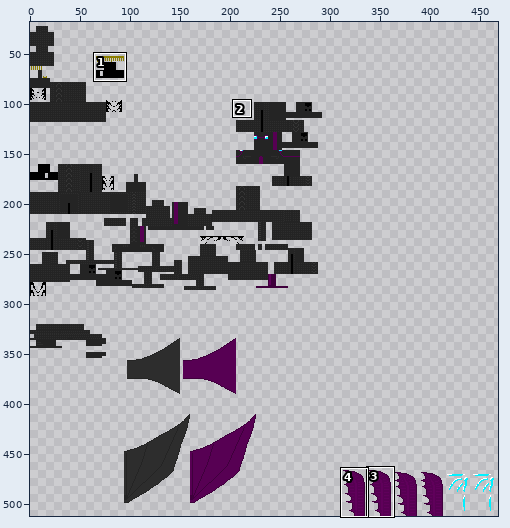
Sprite sheet, stored at src/test/resources/NKevinVI_newborn.png. The first picture is a wide view before the edit; the outline marks the close-up.
Close-up. Old version:
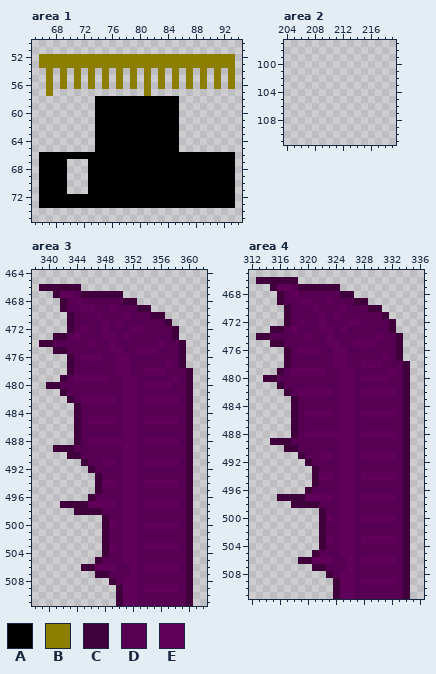
The file is 512x512 pixels. Colours within 5 levels of each other are drawn and written as one. Shown: area 1: x 65..94, y 50..75; area 2: x 204..219, y 97..111; area 3: x 338..362, y 464..511; area 4: x 312..336, y 465..511. The wide view leaves out empty margins. The commit also changed other parts of the picture, which this record leaves out.
Palette (. is transparent): A #000000  B #8b7e00  C #3f003c  D #570053  E #60005b
Now the later version:
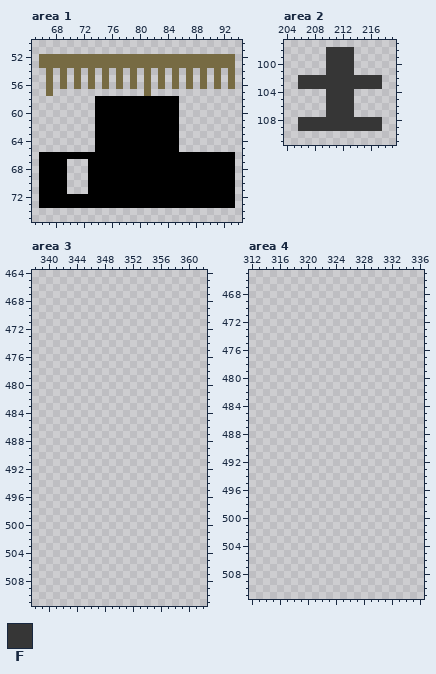
Colours new in this view: F #363636
What changed:
colour B: #8b7e00 -> #776b43
Area 2:
y 98..101: x 210..213 .... -> FFFF
y 102..103: x 206..217 ............ -> FFFFFFFFFFFF
y 104..107: x 210..213 .... -> FFFF
y 108..109: x 206..217 ............ -> FFFFFFFFFFFF
Area 3:
y 466: x 339..344 CCCCCC -> ......
y 467: x 341..350 CEEDCCCCCC -> ..........
y 468: x 342..352 CDEDDDDDDCC -> ...........
y 469: x 342..354 CDDEEDDEDDDCC -> .............
y 470: x 343..356 CDDDEDDDEDDDCC -> ..............
y 471: x 343..357 CDDDDEDEDDDDDDC -> ...............
y 472: x 343..358 CDEDDEDDDEEDDDDC -> ................
y 473: x 341..358 CCDEDDDEEDEDDDDDDC -> ..................
y 474: x 339..359 CCDDDDDEDDEDDDDDDEDDC -> .....................
y 475: x 341..359 CCDDDDDDEEDDEEEDDDC -> ...................
y 476: x 343..359 CDEEEDDEEDDDDDDDC -> .................
y 477: x 343..359 CDDDDDDEEDDDDDEDC -> .................
y 478: x 343..360 CDDDDDDEEDDEEEDDDC -> ..................
y 479: x 342..360 CDEEEEEDDEEDDDDDEDC -> ...................
y 480: x 340..360 CCDDDDDDDDDEEDEEEEDDC -> .....................
y 481: x 342..360 CDDDDDDDDEEDDDDDDDC -> ...................
y 482: x 343..360 CDEEEEEDEEDEEEEEDC -> ..................
y 483..484: x 344..360 CDDDDDDEEDDDDDDDC -> .................
y 485: x 344..360 CDEEEEDEEDEEEEEDC -> .................
y 486..487: x 344..360 CDDDDDDEEDDDDDDDC -> .................
y 488: x 344..360 CDEEEEEEEDEEEEEDC -> .................
y 489: x 341..360 CCCDDDDDDDEEDDDDDDDC -> ....................
y 490: x 343..360 CCDDDDDDEEDDDDDDDC -> ..................
y 491: x 345..360 CDDEEDEEDEEEEEDC -> ................
y 492: x 346..360 CDDDDEEDDDDDDDC -> ...............
y 493: x 347..360 CDDDEEDDDDDDDC -> ..............
y 494: x 347..360 CEEDEEDEEEEEDC -> ..............
y 495: x 347..360 CDDDEEDDDDDDDC -> ..............
y 496: x 346..360 CDDDDEEDDDDDDDC -> ...............
y 497: x 342..360 CCCCEEEEDEEDEEEEEDC -> ...................
y 498: x 344..360 CCCCDDDEEDDDDDDDC -> .................
y 499: x 348..360 CDDEEDDDDDDDC -> .............
y 500: x 348..360 CEDEEDEEEEEDC -> .............
y 501..502: x 348..360 CDDEEDDDDDDDC -> .............
y 503: x 348..360 CEDEEDEEEEEDC -> .............
y 504: x 348..360 CDDEEDDDDDDDC -> .............
y 505: x 347..360 CDDDEEDDDDDDDC -> ..............
y 506: x 345..360 CCEEEDDEDEEEEEDC -> ................
y 507: x 347..360 CCDDDEDDDDDDDC -> ..............
y 508: x 349..360 CDEEDDDDDDDC -> ............
y 509: x 350..360 CEEDEEEEEDC -> ...........
y 510..511: x 350..360 CEEDDDDDDDC -> ...........
Area 4:
y 466: x 313..318 CCCCCC -> ......
y 467: x 315..324 CEEDCCCCCC -> ..........
y 468: x 316..326 CDEDDDDDDCC -> ...........
y 469: x 316..328 CDDEEDDEDDDCC -> .............
y 470: x 317..330 CDDDEDDDEDDDCC -> ..............
y 471: x 317..331 CDDDDEDEDDDDDDC -> ...............
y 472: x 317..332 CDEDDEDDDEEDDDDC -> ................
y 473: x 315..332 CCDEDDDEEDEDDDDDDC -> ..................
y 474: x 313..333 CCDDDDDEDDEDDDDDDEDDC -> .....................
y 475: x 315..333 CCDDDDDDEEDDEEEDDDC -> ...................
y 476: x 317..333 CDEEEDDEEDDDDDDDC -> .................
y 477: x 317..333 CDDDDDDEEDDDDDEDC -> .................
y 478: x 317..334 CDDDDDDEEDDEEEDDDC -> ..................
y 479: x 316..334 CDEEEEEDDEEDDDDDEDC -> ...................
y 480: x 314..334 CCDDDDDDDDDEEDEEEEDDC -> .....................
y 481: x 316..334 CDDDDDDDDEEDDDDDDDC -> ...................
y 482: x 317..334 CDEEEEEDEEDEEEEEDC -> ..................
y 483..484: x 318..334 CDDDDDDEEDDDDDDDC -> .................
y 485: x 318..334 CDEEEEDEEDEEEEEDC -> .................
y 486..487: x 318..334 CDDDDDDEEDDDDDDDC -> .................
y 488: x 318..334 CDEEEEEEEDEEEEEDC -> .................
y 489: x 315..334 CCCDDDDDDDEEDDDDDDDC -> ....................
y 490: x 317..334 CCDDDDDDEEDDDDDDDC -> ..................
y 491: x 319..334 CDDEEDEEDEEEEEDC -> ................
y 492: x 320..334 CDDDDEEDDDDDDDC -> ...............
y 493: x 321..334 CDDDEEDDDDDDDC -> ..............
y 494: x 321..334 CEEDEEDEEEEEDC -> ..............
y 495: x 321..334 CDDDEEDDDDDDDC -> ..............
y 496: x 320..334 CDDDDEEDDDDDDDC -> ...............
y 497: x 316..334 CCCCEEEEDEEDEEEEEDC -> ...................
y 498: x 318..334 CCCCDDDEEDDDDDDDC -> .................
y 499: x 322..334 CDDEEDDDDDDDC -> .............
y 500: x 322..334 CEDEEDEEEEEDC -> .............
y 501..502: x 322..334 CDDEEDDDDDDDC -> .............
y 503: x 322..334 CEDEEDEEEEEDC -> .............
y 504: x 322..334 CDDEEDDDDDDDC -> .............
y 505: x 321..334 CDDDEEDDDDDDDC -> ..............
y 506: x 319..334 CCEEEDDEDEEEEEDC -> ................
y 507: x 321..334 CCDDDEDDDDDDDC -> ..............
y 508: x 323..334 CDEEDDDDDDDC -> ............
y 509: x 324..334 CEEDEEEEEDC -> ...........
y 510..511: x 324..334 CEEDDDDDDDC -> ...........
Changed places in both close-ups, as pixel boxes (x1, y1, x2, y2):
changed: (39, 54, 235, 96)
added: (298, 47, 382, 131)
erased: (39, 284, 193, 606)
erased: (256, 277, 410, 599)
